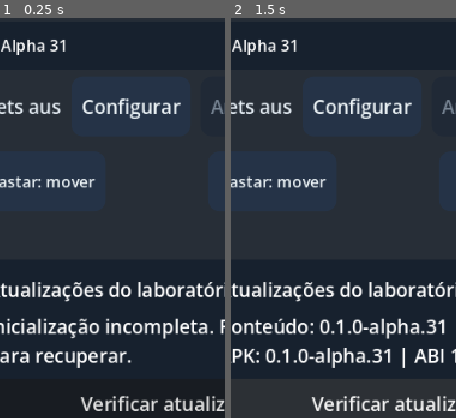
Above: before the commit, frames 1-2 (left to right).
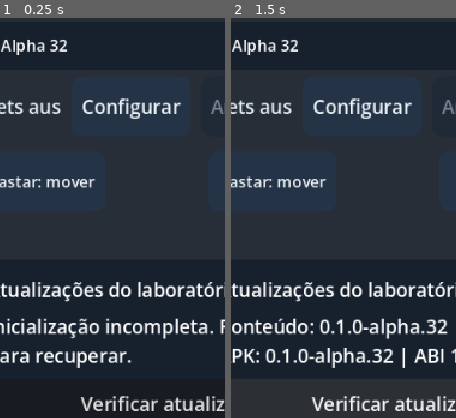
Above: after the commit, the same moments.

Repository: pabloerlis/MyGame
Game: Godot game, scene res://bootstrap/runtime.tscn
The game is run twice, just before and just after one commit, with the same random seed, the same clock (stepped at 60 frames per second) and the same inputs.
Inputs:
- Up to frame 1 (0.25 s): no input
- Up to frame 2 (1.5 s): click "Recuperar" at 0.5 s; click "Verificar atualizações" at 1.25 s
The pictures show only the part of the screen within x 10-60%, y 0-50%; the shares and areas given below are measured in that part.

The runs differ from the first frame. In frame 1, less than 0.1% of the frame differs, in the area x 25-30%, y 5-9%; in frame 2, 0.3%, in the area x 25-97%, y 5-87%.

Commit message:
feat(lab): reversible agent outfit prototype using existing CC0 assets (alpha.32)

Diff:
--- /dev/null
+++ b/game/lab/agent_outfit.gd
@@ -0,0 +1,142 @@
+extends RefCounted
+# Adapt the existing CC0 mannequin and reuse the existing black armour mesh.
+# No changes to skeleton, bind weights, animation tracks, grip transforms or colliders.
+const VEST_PATH := "res://assets/runtime/item-rpg_items_pack-Armor_Black.glb"
+const ORIGINAL := "lab_original_mesh"
+const MATERIALS := "lab_original_materials"
+
+static func _meshes(node: Node, out: Array[MeshInstance3D]) -> void:
+	if node is BoneAttachment3D:
+		return
+	if node is MeshInstance3D and node.mesh != null:
+		out.append(node)
+	for child in node.get_children():
+		_meshes(child, out)
+
+static func restore(actor: Node3D) -> void:
+	var meshes: Array[MeshInstance3D] = []
+	_meshes(actor, meshes)
+	for mesh in meshes:
+		if mesh.has_meta(ORIGINAL):
+			mesh.mesh = mesh.get_meta(ORIGINAL)
+			var mats: Array = mesh.get_meta(MATERIALS)
+			for i in range(mats.size()):
+				mesh.set_surface_override_material(i, mats[i])
+			mesh.remove_meta(ORIGINAL)
+			mesh.remove_meta(MATERIALS)
+
+static func _bounds(meshes: Array[MeshInstance3D]) -> AABB:
+	var box := AABB()
+	var first := true
+	for mesh in meshes:
+		var b := mesh.global_transform * mesh.get_aabb()
+		box = b if first else box.merge(b)
+		first = false
+	return box
+
+static func _palette(height: float) -> Color:
+	# Flat garment palette evaluated once in the mesh rest coordinates, not per pose.
+	if height > 0.86:
+		return Color("#c0a38e")
+	if height > 0.54:
+		return Color("#343c45")
+	if height > 0.45:
+		return Color("#161c22")
+	if height > 0.12:
+		return Color("#2b323a")
+	return Color("#15191e")
+
+static func _recolor(mesh: MeshInstance3D, box: AABB) -> void:
+	var original := mesh.mesh as ArrayMesh
+	if original == null or original.get_blend_shape_count() > 0:
+		return
+	var replacement := ArrayMesh.new()
+	var previous: Array = []
+	for i in range(original.get_surface_count()):
+		var arrays := original.surface_get_arrays(i)
+		if arrays.is_empty():
+			return
+		var vertices: PackedVector3Array = arrays[Mesh.ARRAY_VERTEX]
+		var colors := PackedColorArray()
+		colors.resize(vertices.size())
+		for j in range(vertices.size()):
+			var world := mesh.global_transform * vertices[j]
+			colors[j] = _palette(clampf((world.y - box.position.y) / box.size.y, 0.0, 1.0))
+		arrays[Mesh.ARRAY_COLOR] = colors
+		var flags := original.surface_get_format(i) & Mesh.ARRAY_FLAG_USE_8_BONE_WEIGHTS
+		replacement.add_surface_from_arrays(original.surface_get_primitive_type(i), arrays, [], {}, flags)
+		var material := StandardMaterial3D.new()
+		material.vertex_color_use_as_albedo = true
+		material.vertex_color_is_srgb = true
+		material.roughness = 0.9
+		replacement.surface_set_material(i, material)
+		previous.append(mesh.get_surface_override_material(i))
+	mesh.set_meta(ORIGINAL, original)
+	mesh.set_meta(MATERIALS, previous)
+	mesh.mesh = replacement
+	for i in range(replacement.get_surface_count()):
+		mesh.set_surface_override_material(i, null)
+
+static func apply(actor: Node3D, skeleton: Skeleton3D) -> Node3D:
+	var meshes: Array[MeshInstance3D] = []
+	_meshes(actor, meshes)
+	var box := _bounds(meshes)
+	if box.size.y < 0.05:
+		return null
+	for mesh in meshes:
+		_recolor(mesh, box)
+	# Use a real existing garment asset; fit its rest bounds near the chest.
+	# A rigid chest accessory is intentionally experimental until physical inspection.
+	var chest := -1
+	var best := 99.0
+	for i in range(skeleton.get_bone_count()):
+		var name := str(skeleton.get_bone_name(i)).to_lower()
+		if "spine" not in name and "chest" not in name and "thorax" not in name:
+			continue
+		var world := skeleton.global_transform * skeleton.get_bone_global_rest(i).origin
+		var height := (world.y - box.position.y) / box.size.y
+		var score := absf(height - 0.71)
+		if score < best:
+			chest = i
+			best = score
+	if chest < 0 or not ResourceLoader.exists(VEST_PATH):
+		return null
+	var scene := load(VEST_PATH) as PackedScene
+	if scene == null:
+		return null
+	var attachment := BoneAttachment3D.new()
+	attachment.name = "AgentVest"
+	skeleton.add_child(attachment)
+	attachment.bone_idx = chest
+	var wrapper := Node3D.new()
+	attachment.add_child(wrapper)
+	var model := scene.instantiate() as Node3D
+	if model == null:
+		attachment.free()
+		return null
+	wrapper.add_child(model)
+	# Set wrapper in the skeleton rest frame so it follows subsequent bone poses.
+	var rest := skeleton.global_transform * skeleton.get_bone_global_rest(chest)
+	var model_meshes: Array[MeshInstance3D] = []
+	_meshes(model, model_meshes)
+	var garment_box := _bounds(model_meshes)
+	if garment_box.size.y < 0.00001:
+		attachment.free()
+		return null
+	var factor := box.size.y * 0.27 / garment_box.size.y
+	var current_basis := wrapper.global_transform.basis
+	if absf(current_basis.determinant()) < 0.000000000001:
+		attachment.free()
+		return null
+	# Measure in world space and center in the chest region without resizing the actor.
+	var desired := box.position + Vector3(box.size.x * 0.5, box.size.y * 0.72, box.size.z * 0.5)
+	var initial := wrapper.global_transform
+	var center := garment_box.get_center()
+	var fitted := Transform3D(initial.basis.scaled(Vector3.ONE * factor), desired + (initial.origin - center) * factor)
+	wrapper.transform = rest.affine_inverse() * fitted
+	for m in model_meshes:
+		var material := StandardMaterial3D.new()
+		material.albedo_color = Color("#20272e")
+		material.roughness = 0.85
+		m.material_override = material
+	return attachment
--- a/game/lab/lab_room.gd
+++ b/game/lab/lab_room.gd
@@ -56,6 +56,10 @@
 var quick_expand_button: Button
 var quick_choice_pending := false
 var quick_verdict: OptionButton
+const AgentOutfit = preload("res://lab/agent_outfit.gd")
+var agent_outfit_enabled := true
+var agent_outfit: Node3D
+var outfit_picker: OptionButton
 var camera_pan_mode := true
 var camera_gesture_button: Button
 var quick_gesture_button: Button
@@ -506,6 +510,12 @@
 	scene_picker.fit_to_longest_item = false
 	_long_picker(scene_controls, "Personagem / biblioteca", scene_picker)
 	scene_picker.item_selected.connect(_load_scene)
+	outfit_picker = OptionButton.new()
+	outfit_picker.add_item("Visual original")
+	outfit_picker.add_item("Agente — experimental")
+	outfit_picker.select(1 if agent_outfit_enabled else 0)
+	scene_controls.add_child(outfit_picker)
+	outfit_picker.item_selected.connect(_set_agent_outfit)
 	_section_heading(animation_controls, "Animação", "Selecione o movimento e como ele será reproduzido.")
 	clip_picker = OptionButton.new()
 	clip_picker.fit_to_longest_item = false
@@ -1198,6 +1208,8 @@
 		if actor_box.size.y > 0.05 and actor_box.size.y < 20.0:
 			actor_height_m = actor_box.size.y
 	skeleton = _find_skeleton(actor)
+	agent_outfit = null
+	_apply_agent_outfit()
 	_populate_bones()
 	equipment_toggle.disabled = equipment_indices.is_empty() or not is_instance_valid(skeleton)
 	player = _find_player(actor)
@@ -1219,6 +1231,22 @@
 				break
 		clip_picker.select(start)
 		_select_clip(start)
+
+func _set_agent_outfit(index: int) -> void:
+	agent_outfit_enabled = index == 1
+	if is_instance_valid(outfit_picker):
+		outfit_picker.select(index)
+	_apply_agent_outfit()
+
+func _apply_agent_outfit() -> void:
+	if not is_instance_valid(actor):
+		return
+	if is_instance_valid(agent_outfit):
+		agent_outfit.free()
+		agent_outfit = null
+	AgentOutfit.restore(actor)
+	if agent_outfit_enabled and is_instance_valid(skeleton):
+		agent_outfit = AgentOutfit.apply(actor, skeleton)
 
 func _find_skeleton(node: Node) -> Skeleton3D:
 	if node is Skeleton3D:
@@ -1985,6 +2013,7 @@
 	entry["demo"] = {"enabled": demo_toggle.button_pressed, "sample": demo_state.duplicate(true)}
 	entry["notes"] = review_notes.text
 	entry["build"] = ProjectSettings.get_setting("application/config/version")
+	entry["outfit"] = "agent_prototype" if agent_outfit_enabled else "original"
 	entry["itemScale"] = _vjson(_object_scale(item_index))
 	entry["contextScale"] = _vjson(_object_scale(context_record_index))
 	entry["contextPosition"] = _vjson(context_root.position) if is_instance_valid(context_root) else []
@@ -3455,6 +3484,7 @@
 		1:
 			if quick_page == 1:
 				_quick_button(row, "Trocar corpo", func(): _quick_choose(scene_picker, "Personagem"))
+				_quick_button(row, "Vestimenta", func(): _quick_choose(outfit_picker, "Vestimenta"))
 				_quick_button(row, "Focar", _focus_selected)
 				row = _quick_row()
 				_quick_button(row, "Osso", func(): _quick_choose(contact_picker, "Osso de referência"))
--- a/game/project.godot
+++ b/game/project.godot
@@ -3,7 +3,7 @@
 
 [application]
 config/name="MyGame Lab"
-config/version="0.1.0-alpha.31"
+config/version="0.1.0-alpha.32"
 run/main_scene="res://bootstrap/runtime.tscn"
 config/icon="res://branding/erlis.png"
 boot_splash/show_image=true
--- a/game/tests/smoke.gd
+++ b/game/tests/smoke.gd
@@ -398,6 +398,20 @@
 		return
 	DirAccess.remove_absolute(lab.settings_preferences_path)
 	print("TRANSPARENCY_OK: background alpha, disk round-trip and live playback.")
+	# Appearance is reversible without touching the animation or skeleton.
+	var original_skeleton: Skeleton3D = lab.skeleton
+	var original_clip_count: int = lab.clips.size()
+	lab._set_agent_outfit(0)
+	if lab.agent_outfit_enabled or is_instance_valid(lab.agent_outfit):
+		push_error("Original outfit restoration failed")
+		quit(1)
+		return
+	lab._set_agent_outfit(1)
+	if not lab.agent_outfit_enabled or lab.skeleton != original_skeleton or lab.clips.size() != original_clip_count or lab._review_entry().get("outfit") != "agent_prototype":
+		push_error("Agent outfit must preserve rig and animation catalog")
+		quit(1)
+		return
+	print("OUTFIT_OK: original/agent selector, unchanged skeleton and clips.")
 	# Responsive width after actual layout, not just a clipping mask.
 	lab._set_settings(true)
 	for section in range(6):
Not shown, changed: game/export_presets.cfg
Not shown, changed: docs/08-lab-atualizavel.md
